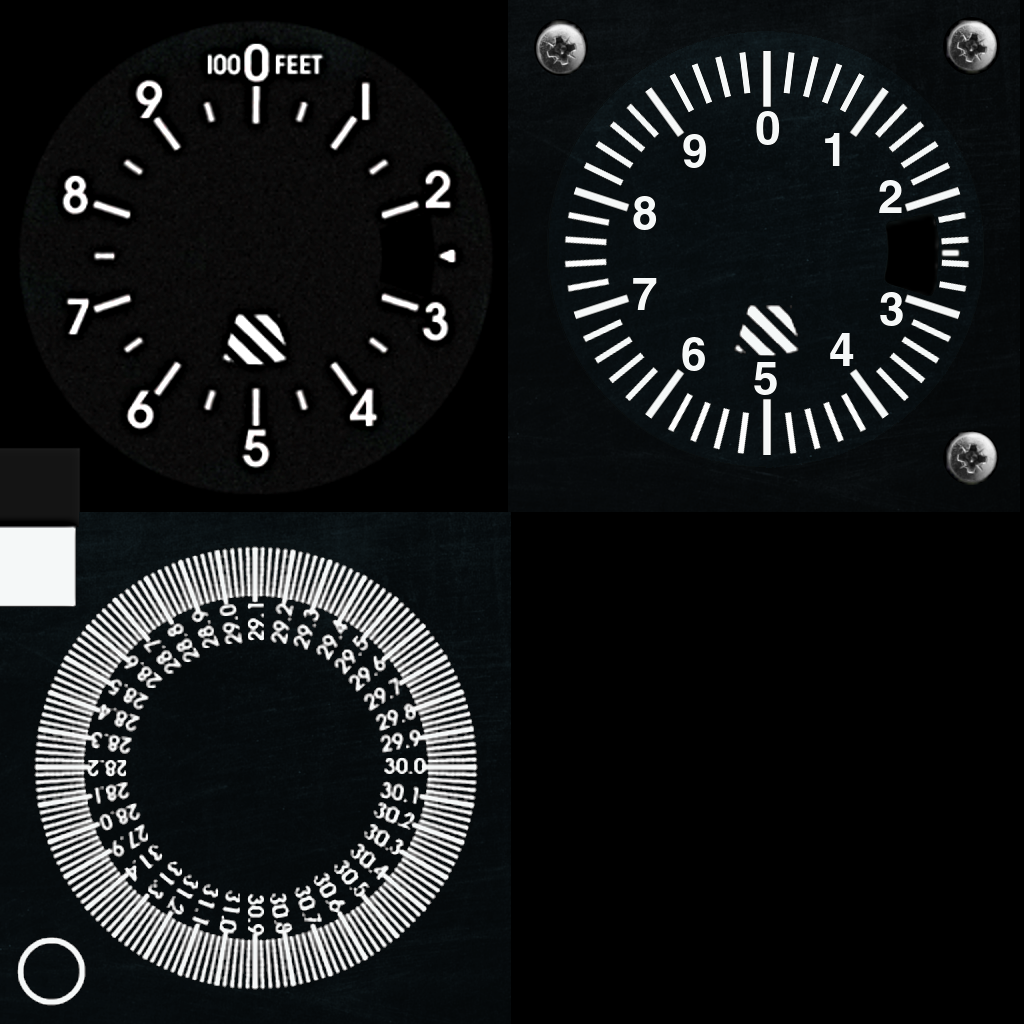
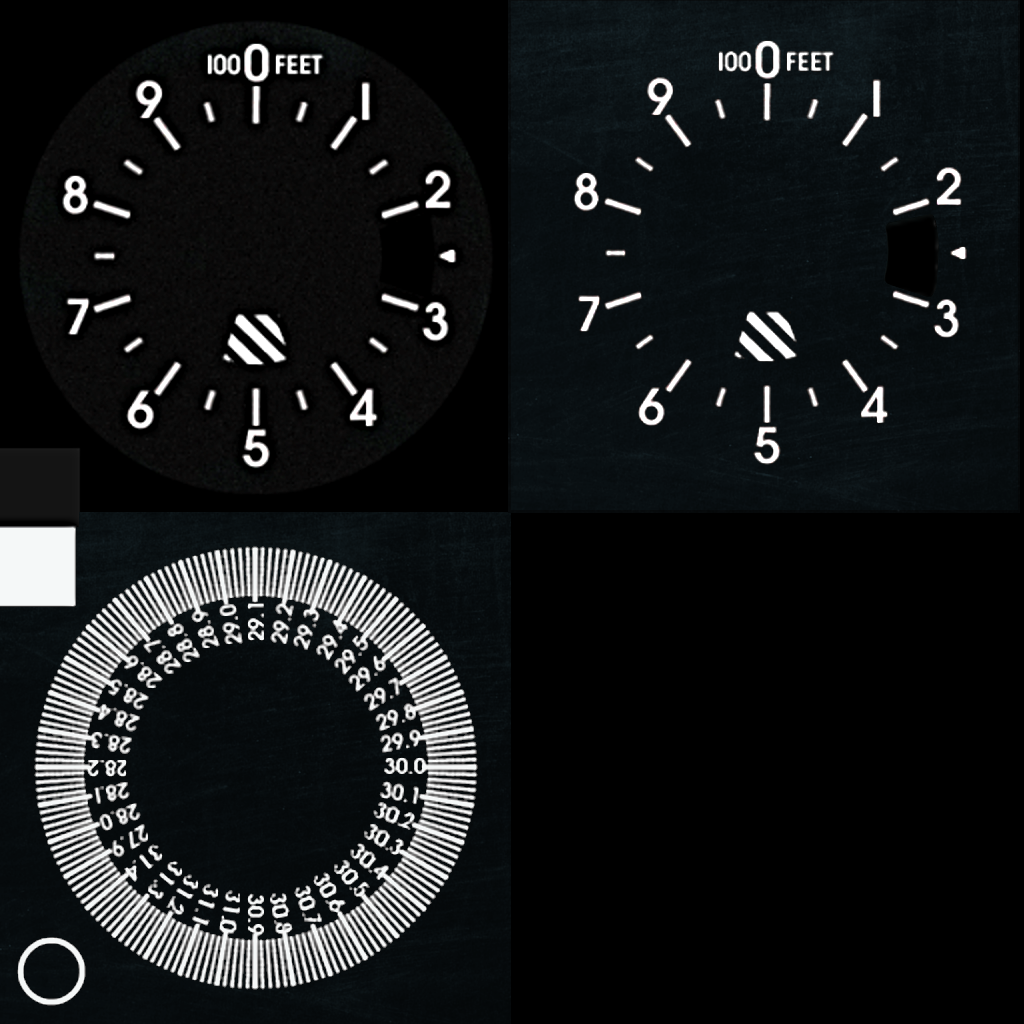
Layer changes from the first 1024 × 1024 image to the second:
added layer "Clipboard #2" above "Clipboard #1" over [left=508, top=1, right=1020, bottom=513]
